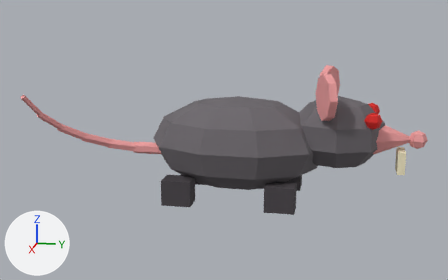
The glTF model assets/models/zoology/enemy_rat.glb: old version first, new version second.
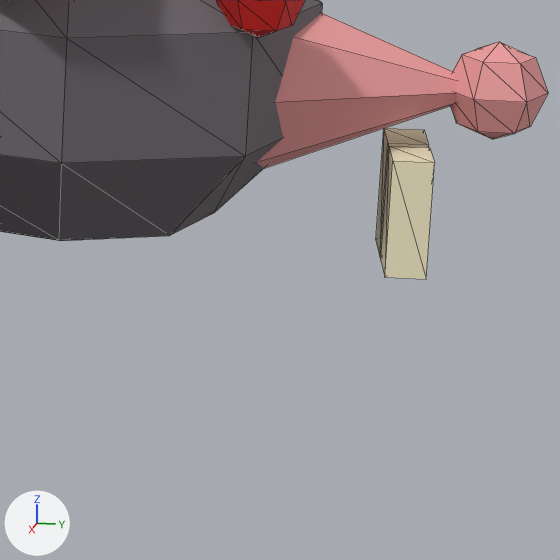
There are two pictures of each version: one whole from a camera (50 mm lens) standing at (1.667, 0.291, 0.576) and looking at (0.036, -0.035, 0.168), one close up on the part from 72% to 96% of the width and 44% to 82% of the height. Lighting does not change. The marker at lower left points along +X, +Y and +Z. The older version's two pictures come first. The close-ups show mesh edges as thin lines. Vertices at exactly the same position are counted once.

Names of what the first close-up shows: 'enemy_rat'.
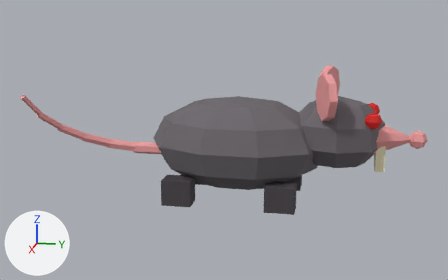
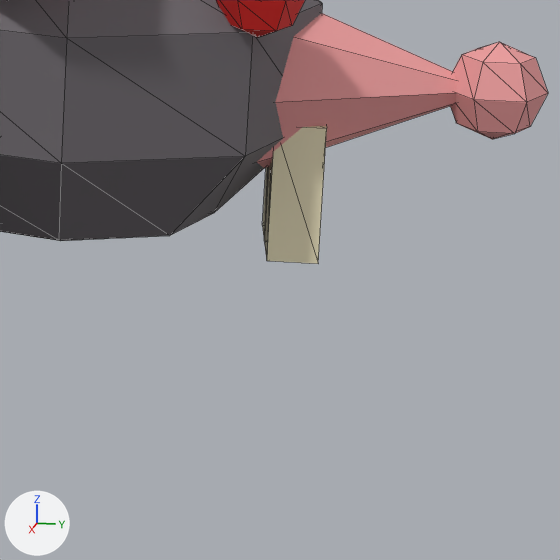
What the commit changed:
me_sphere has 307 vertices, 534 faces and spans x -0.152..0.21, y -0.542..0.505, z 0.0..0.365.
me_sphere is used by ob_enemy_rat; location (0.0, 0.0, 0.0).
me_sphere part 1: the loose piece of 8 vertices spanning x 0.003..0.033, y 0.43..0.45, z 0.095..0.155 is scaled about its middle by (1, 1.25, 1.17), then moved by (0.0, -0.055, 0.01).
me_sphere part 2: the loose piece of 8 vertices spanning x -0.033..-0.003, y 0.43..0.45, z 0.095..0.155 is scaled about its middle by (1, 1.25, 1.17), then moved by (0.0, -0.055, 0.01).

Where the change shows, as pixel boxes [x1, y1, x2, y2] in the close-ups (560 x 560 px; the box of a moved part takes in the faces that stretch with it):
'enemy_rat', reshaped
    before: [0, 0, 548, 279]
    after: [0, 0, 548, 264]
part 1 of me_sphere, moved or reshaped
    before: [381, 146, 435, 279]
    after: [265, 126, 327, 264]
part 2 of me_sphere, moved or reshaped (mostly hidden afterwards)
    before: [376, 128, 429, 257]
    after: [262, 167, 269, 241]
